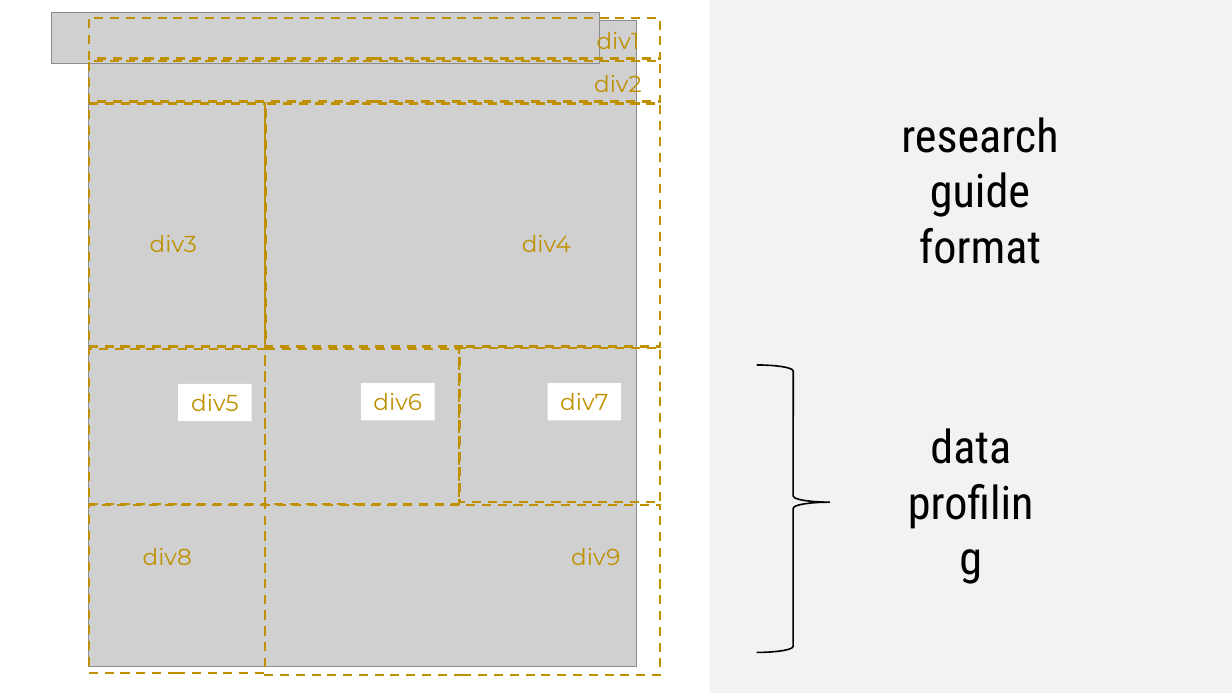
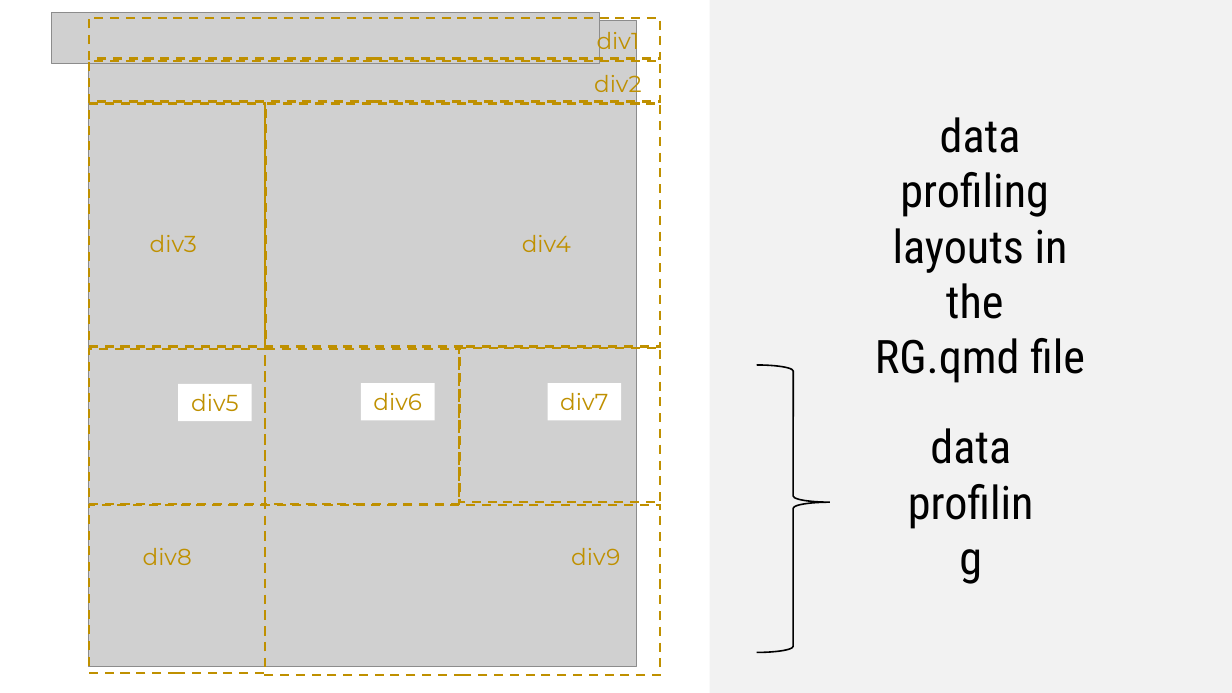
Before and after one commit to UrbanInstitute/datagoodr, a slide deck: slide 10 of pptx/LAYOUTS.pptx (slide 4 before the commit). Drawn at 1232x693 pixels with LibreOffice and Linux fonts; fonts in the diff are those of the drawing; grey boxes stand for pictures. Boxes give left, top, right and bottom in pixels: in the first picture for what was removed or moved away, otherwise in the second. Text is boxed around its words. In the diff, an @@ line names an element or a change of style, - is before the commit and + after.

```diff
--- a/pptx/LAYOUTS.pptx
+++ b/pptx/LAYOUTS.pptx
@@ text at bbox=[875, 117, 1085, 383]: text changed @@
-research
-guide format
+data profiling
+layouts in the
+RG.qmd file
```
Also in this commit, not shown: 6 other slides changed, 8 slides added, 2 slides removed, 27 other files.
